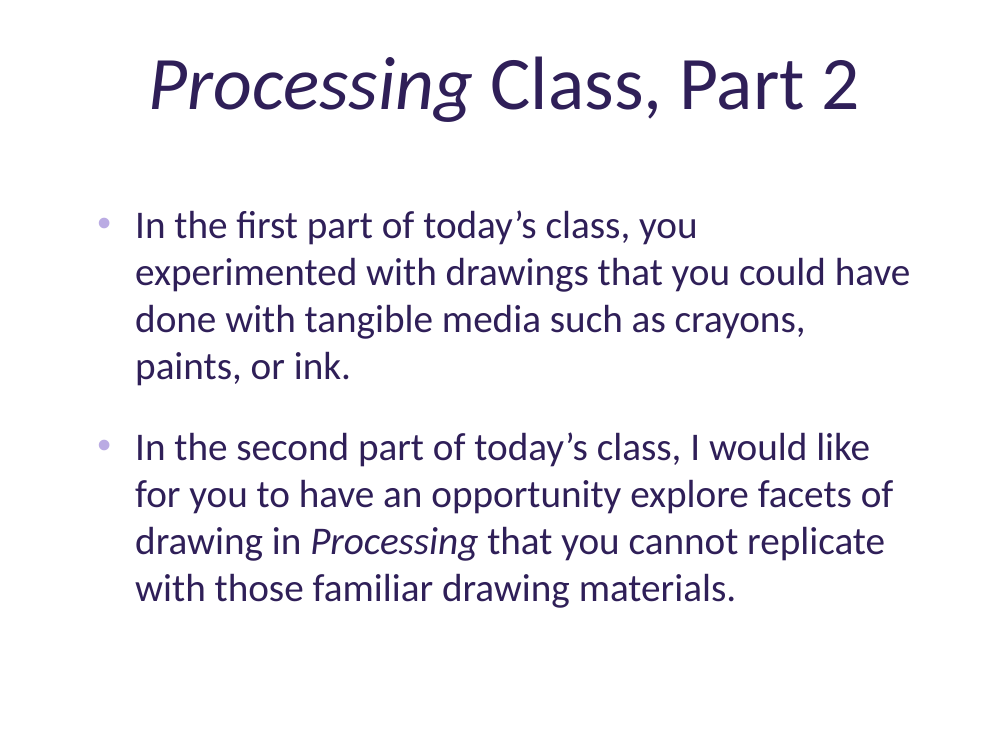
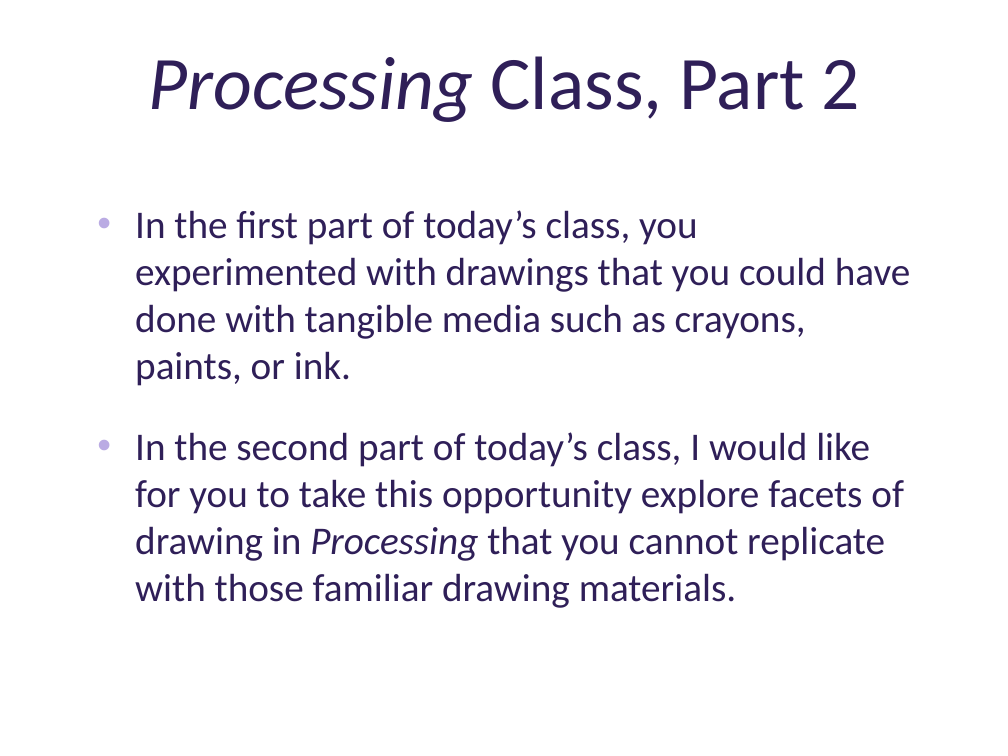
Before and after one commit to deenaengel/TF3_ProcessingSlides, a slide deck: slide 21 of Processing_Presentation_TF3_DE_notes.pptx. Drawn at 1008x756 pixels with LibreOffice and Linux fonts; fonts in the diff are those of the drawing; background and template pictures are left out. Boxes give left, top, right and bottom in pixels: in the first picture for what was removed or moved away, otherwise in the second. Text is boxed around its words. In the diff, an @@ line names an element or a change of style, - is before the commit and + after.

```diff
--- a/Processing_Presentation_TF3_DE_notes.pptx
+++ b/Processing_Presentation_TF3_DE_notes.pptx
@@ text at bbox=[135, 432, 904, 608]: text changed @@
-• In the second part of today’s class, I would like for you to have an opportunity explore facets of drawing in Processing that you cannot replicate with those familiar drawing materials.
+• In the second part of today’s class, I would like for you to take this opportunity explore facets of drawing in Processing that you cannot replicate with those familiar drawing materials.
```
Also in this commit, not shown: 10 other slides changed, 1 slide added.
